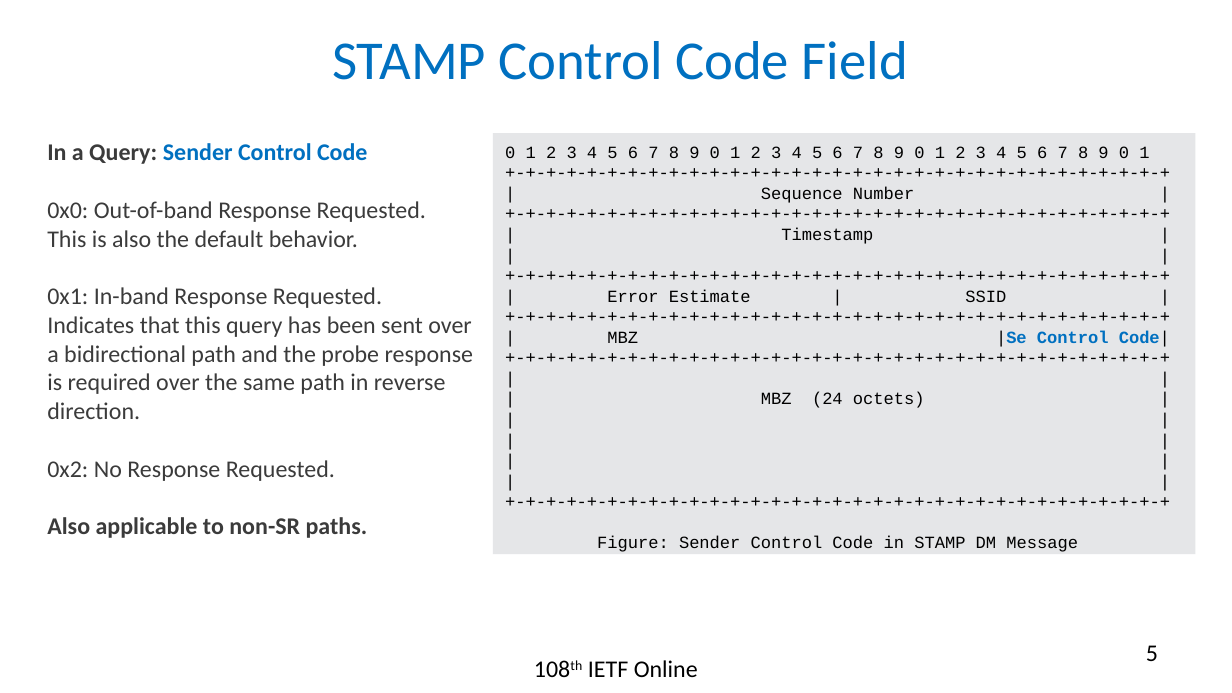
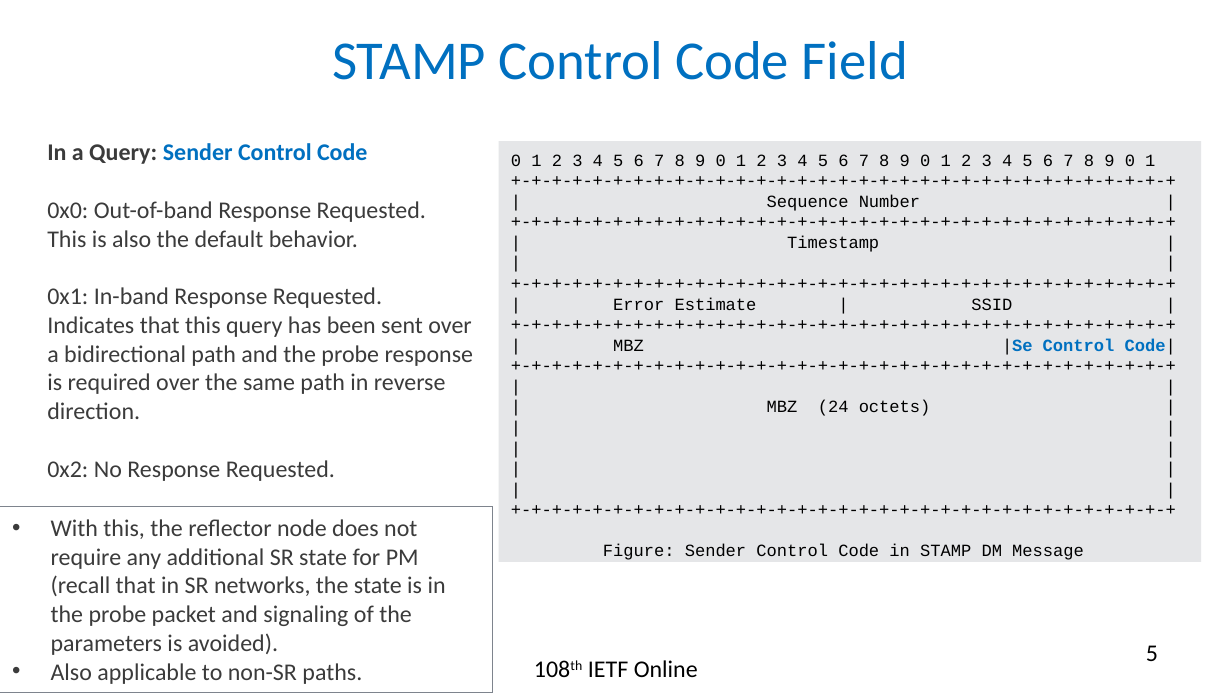
Before and after one commit to rakgandhi/ietf-slides, a slide deck: slide 5 of draft-gandhi-spring-stamp-srpm-02.pptx. Drawn at 1232x693 pixels with LibreOffice and Linux fonts; fonts in the diff are those of the drawing. Boxes give left, top, right and bottom in pixels: in the first picture for what was removed or moved away, otherwise in the second. Text is boxed around its words. In the diff, an @@ line names an element or a change of style, - is before the commit and + after.

```diff
--- a/draft-gandhi-spring-stamp-srpm-02.pptx
+++ b/draft-gandhi-spring-stamp-srpm-02.pptx
@@ rectangle "0 1 2 3 4 ...": place and size @@
-rectangle "0 1 2 3 4 ..." at [493,133,1195,554]
+rectangle "0 1 2 3 4 ..." at [499,142,1201,563]
@@ rectangle added at [0,506,493,692], outline #7E848D 0.75 pt, 14 pt, text #3B3B3B @@
+• With this, the reflector node does not require any additional SR state for PM (recall that in SR networks, the state is in the probe packet and signaling of the parameters is avoided).
+• Also applicable to non-SR paths.
@@ text at [47,517,368,538]: paragraph removed @@
-Also applicable to non-SR paths.
```
Also in this commit, not shown: 3 other slides changed, 1 other file.
